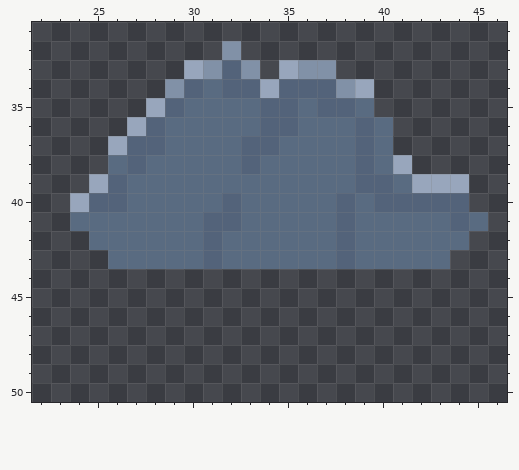
Edited in one commit: pixel-art sprite (Assets/Textures/ruins4.png). That is the earlier state.
The file is 64x64 pixels. Shown: x 22..46, y 31..50.
The same view after the edit:
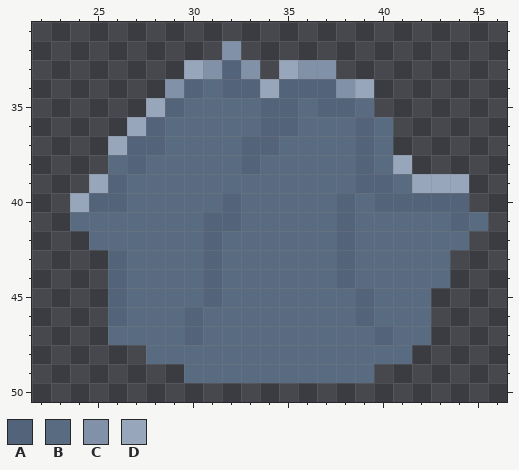
Palette (. is transparent): A #53637a  B #596b81  C #8191a7  D #98a6bc
Message: ruins textures extended, reverted LoadGameScript to 6/4/25 to fix loading
Changes in this commit:
@@ x 22..46 @@
 42 ...BBBBBBABBBBBBABBBBBB..
-43 ....BBBBBABBBBBBABBBBB...
-44 .........................
-45 .........................
-46 .........................
-47 .........................
-48 .........................
-49 .........................
+43 ....ABBBBABBBBBBABBBBB...
+44 ....ABBBBABBBBBBABBBBB...
+45 ....ABBBBABBBBBBBABBB....
+46 ....ABBBABBBBBBBBABBB....
+47 ....BBBBABBBBBBBBBABB....
+48 ......BBBBBBBBBBBBBB.....
+49 ........BBBBBBBBBB.......
 50 .........................
Where, in picture pixels (left, top, right, bottom), the same in both pictures:
changed: (108, 250, 450, 383)
